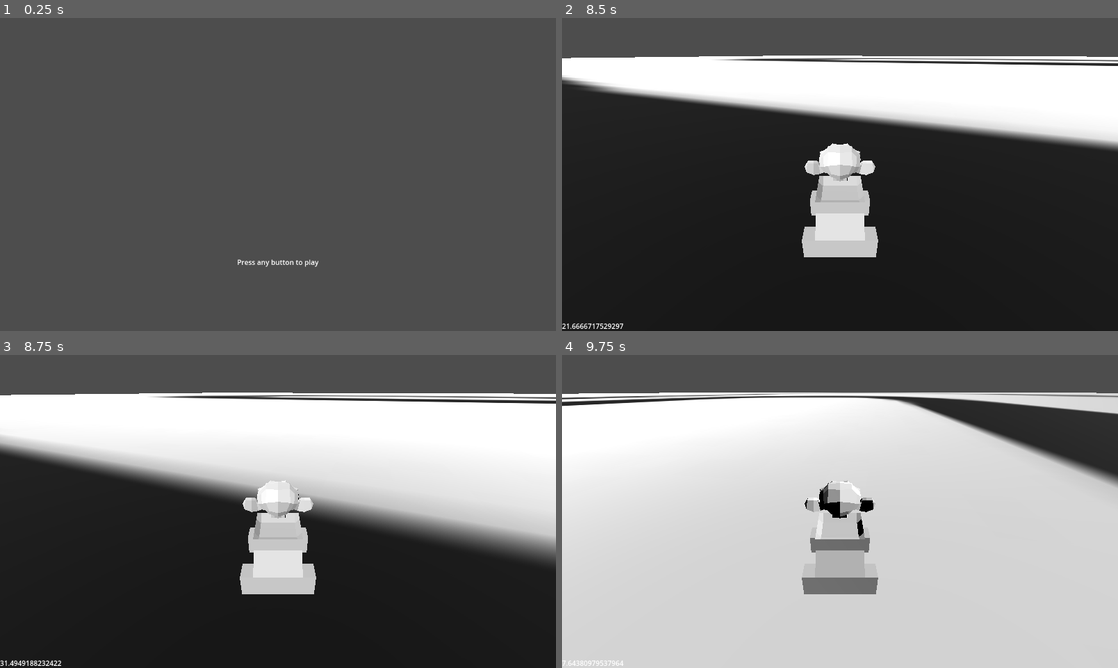
Above: before the commit, frames 1-4 (two rows, left to right).
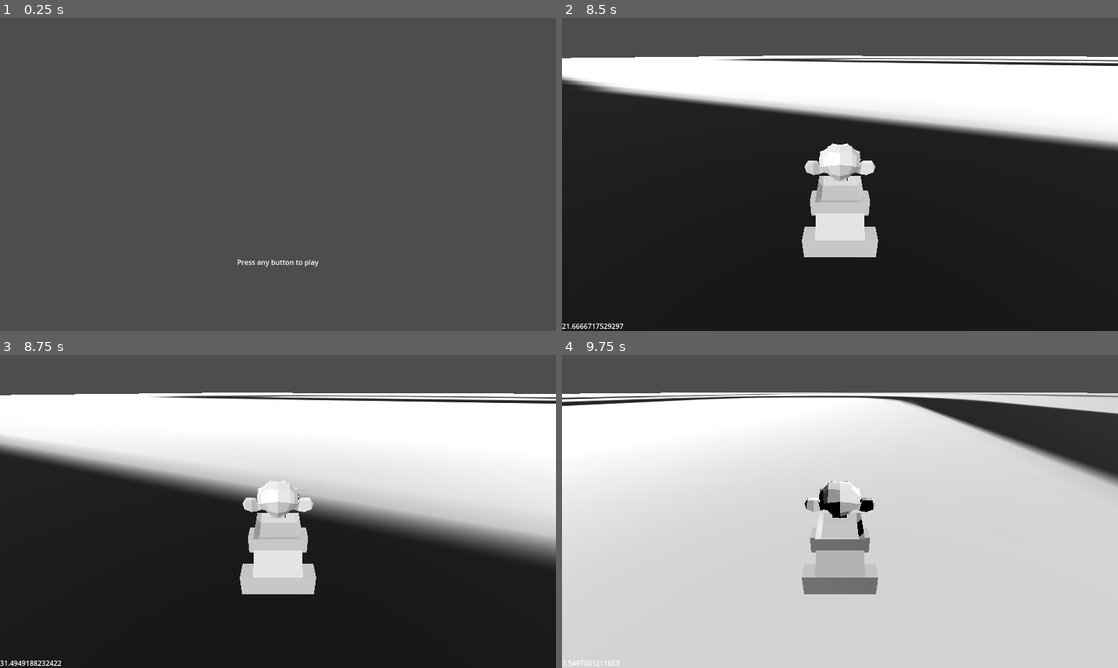
Above: after the commit, the same moments.

Repository: CoffeeCoder1/superpeterkart
Game: Godot game, scene res://scenes/main/main.tscn
Two runs of this game, one before a commit and one after it. Both use one fixed random seed, a clock stepped at 60 frames per second and the inputs below.
Inputs (mouse positions are in pixels of both pictures, inside the frame that each line leads up to):
- Up to frame 1 (0.25 s): no input
- Up to frame 2 (8.5 s): tap Enter at 0.5, 8 s; hold Up (ui_up) 0.53-1.25 s; hold N (player1_boost) 0.53-1.25 s; click "Create Game" at 1.25 s; click "Next" at 2 s; click (673, 130) at 2.77 s; click "Test Map" at 3.5 s; tap Space at 4.25 s; hold Up (ui_up) 4.28-5.03 s; tap N (player1_boost) at 4.35, 5.85, 7.35 s; hold N (player1_boost) 5.03-5.78 s; hold Left (ui_left) 5.03-6.53 s; hold Down (ui_down) 6.53-7.28 s; hold N (player1_boost) 6.53-7.28 s; hold Right (ui_right) 7.28-8.03 s; hold Up (ui_up) from 8.03 s (still down); hold N (player1_boost) from 8.03 s (still down)
- Up to frame 3 (8.75 s): keep holding Up (ui_up); keep holding N (player1_boost)
- Up to frame 4 (9.75 s): release Up (ui_up) at 8.78 s; release N (player1_boost) at 8.78 s; hold Right (ui_right) from 8.78 s (still down); tap N (player1_boost) at 8.85 s; hold N (player1_boost) from 9.53 s (still down)

Frames 1-3 are identical in both runs. In frame 4, less than 0.1% of the frame differs, in the area x 1-97%, y 12-100%.

Commit message:
Add a DriveMesh class This adds an area that tells the kart when it is on the track.

Diff:
--- a/scenes/classes/kart/kart.gd
+++ b/scenes/classes/kart/kart.gd
@@ -13,12 +13,19 @@
 @export var player_id: int = 1
 ## The current speed of the kart.
 @export var speed: float
+## Drag applied when the kart is off the track.
+@export var off_track_drag: float = 10.0
+## Rate at which the track drag is changed.
+@export var track_drag_smoothing: float = 10.0
 
 @onready var multiplayer_synchronizer: MultiplayerSynchronizer = $MultiplayerSynchronizer
+@onready var track_ray_cast: RayCast3D = $TrackRayCast
 
 var _top_speed = top_speed
 var _acceleration = acceleration
 var boost_amount = 100
+var on_track: bool
+var track_drag: float = 0
 
 var front_wheel: Vector3
 var rear_wheel: Vector3
@@ -52,6 +59,15 @@
 func _physics_process(delta: float) -> void:
 	# Allow disabling the kart for preview displays and when not being controlled by the local player.
 	if kart_enabled and get_multiplayer_authority() == multiplayer.get_unique_id():
+		# Check if the kart is on the track or not
+		if track_ray_cast:
+			var drive_mesh: = track_ray_cast.get_collider()
+			on_track = drive_mesh is DriveMesh
+			if on_track:
+				track_drag = move_toward(track_drag, drive_mesh.get_track_drag(), delta * track_drag_smoothing)
+			else:
+				track_drag = move_toward(track_drag, off_track_drag, delta * track_drag_smoothing)
+
 		# Add the gravity.
 		if not is_on_floor():
 			velocity += get_gravity() * delta
@@ -64,6 +80,13 @@
 		else:
 			_top_speed = move_toward(_top_speed, top_speed, delta)
 
+		## Top speed calculated each frame
+		var speed_limit: float = _top_speed
+
+		# Apply track drag
+		speed_limit -= track_drag
+		print(speed_limit)
+
 		# Get the input direction and handle the movement/deceleration.
 		# As good practice, you should replace UI actions with custom gameplay actions.
 		var direction := (transform.basis * Vector3(0, 0, input_proxy.get_throttle())).normalized()
@@ -74,8 +97,8 @@
 			velocity.x = move_toward(velocity.x, 0, braking * delta)
 			velocity.z = move_toward(velocity.z, 0, braking * delta)
 
-		velocity.x = clamp(velocity.x, -_top_speed, _top_speed)
-		velocity.z = clamp(velocity.z, -_top_speed, _top_speed)
+		velocity.x = clamp(velocity.x, -speed_limit, speed_limit)
+		velocity.z = clamp(velocity.z, -speed_limit, speed_limit)
 
 		# Steering
 		var steering := input_proxy.get_steering() * steering_amount
--- /dev/null
+++ b/scenes/classes/map/drive_mesh.gd
@@ -0,0 +1,9 @@
+class_name DriveMesh extends Area3D
+
+## Amount of drag to apply when the kart is on this DriveMesh.
+@export var track_drag = 0.0
+
+
+## Gets the track drag value of this DriveMesh.
+func get_track_drag() -> float:
+	return track_drag
--- a/scenes/karts/suzanne/suzanne.tscn
+++ b/scenes/karts/suzanne/suzanne.tscn
@@ -110,3 +110,7 @@
 
 [node name="MultiplayerSynchronizer" type="MultiplayerSynchronizer" parent="."]
 replication_config = SubResource("SceneReplicationConfig_kf4ma")
+
+[node name="TrackRayCast" type="RayCast3D" parent="."]
+hit_from_inside = true
+collide_with_areas = true
--- a/scenes/maps/test_map/test_map.tscn
+++ b/scenes/maps/test_map/test_map.tscn
@@ -1,7 +1,8 @@
-[gd_scene load_steps=6 format=3 uid="uid://khkkj7jo5dp4"]
+[gd_scene load_steps=7 format=3 uid="uid://khkkj7jo5dp4"]
 
 [ext_resource type="Script" path="res://scenes/classes/map/map.gd" id="1_q3f2m"]
 [ext_resource type="Texture2D" uid="uid://vmmty31gbhi3" path="res://scenes/maps/test_map/map_texture.png" id="2_jp2sp"]
+[ext_resource type="Script" path="res://scenes/classes/map/drive_mesh.gd" id="3_cus6x"]
 
 [sub_resource type="StandardMaterial3D" id="StandardMaterial3D_706p5"]
 transparency = 1
@@ -31,3 +32,10 @@
 
 [node name="SpawnLocation" type="Marker3D" parent="."]
 transform = Transform3D(1.19249e-08, 0, -1, 0, 1, 0, 1, 0, 1.19249e-08, -155.934, 0.5, 28.1306)
+
+[node name="DriveMesh" type="Area3D" parent="."]
+script = ExtResource("3_cus6x")
+
+[node name="CollisionPolygon3D" type="CollisionPolygon3D" parent="DriveMesh"]
+transform = Transform3D(1, 0, 0, 0, -4.37114e-08, -1, 0, 1, -4.37114e-08, 0, 1, 0)
+polygon = PackedVector2Array(-168.292, 9.74258, -169.887, 42.0426, -17.2612, 42.2002, -16.615, 8.50748)
